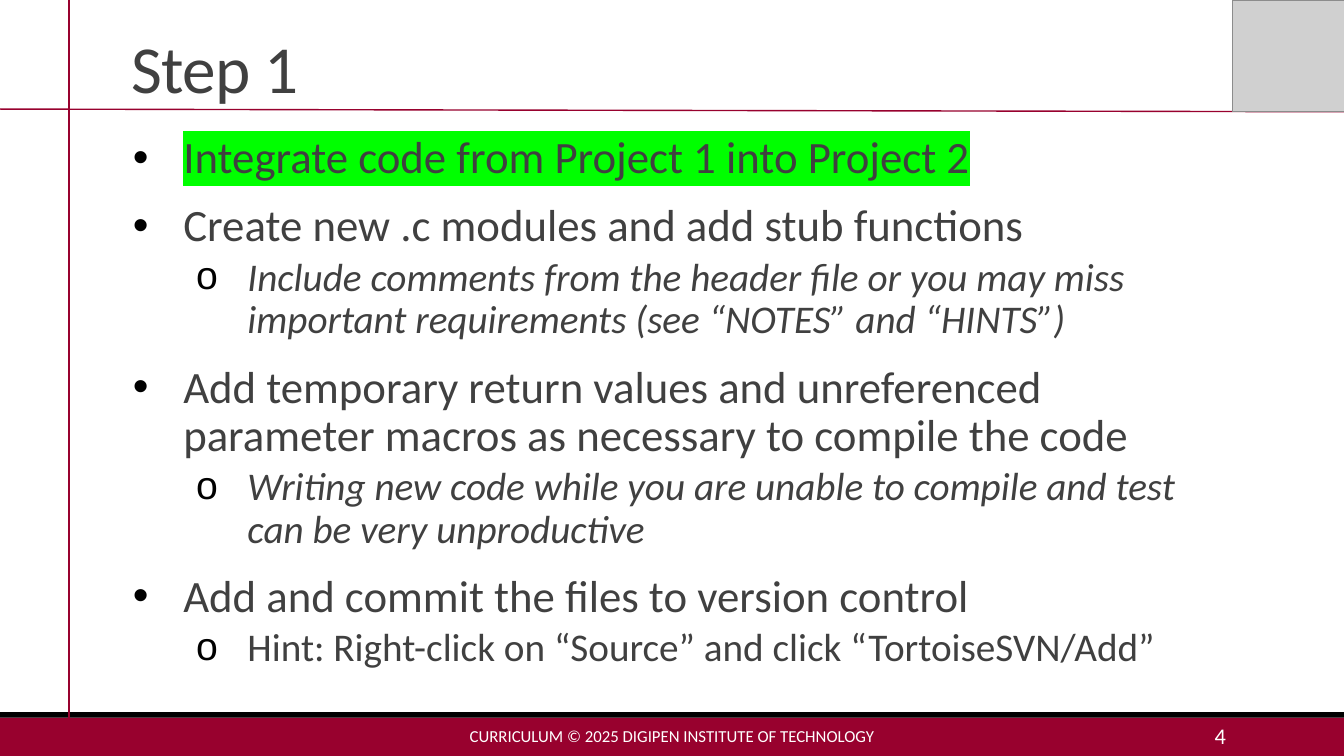
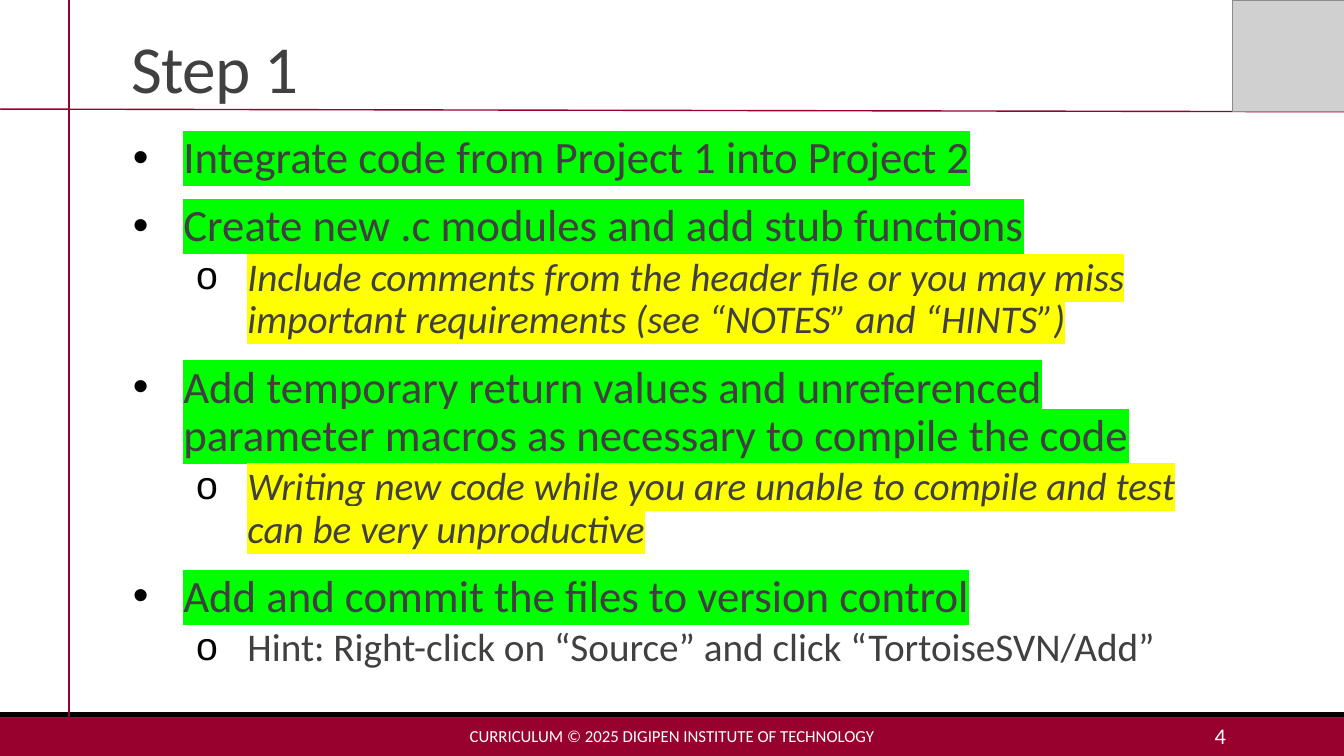
Before and after one commit to MakoJBryant/cs-230-project-game-engine, a slide deck: slide 4 of Project2-Lecture.pptx. Drawn at 1344x756 pixels with LibreOffice and Linux fonts; fonts in the diff are those of the drawing; grey boxes stand for pictures. Boxes give left, top, right and bottom in pixels: in the first picture for what was removed or moved away, otherwise in the second. Text is boxed around its words. In the diff, an @@ line names an element or a change of style, - is before the commit and + after.

```diff
--- a/Project2-Lecture.pptx
+++ b/Project2-Lecture.pptx
@@ text at <box>183,210,1175,613</box>: highlight none to #00FF00 in "Create new .c modules and add stub ...", "Add temporary return values and unreferenced parameter ...", "Add and commit the files to version ..."; highlight none to #FFFF00 in "Include comments from the header file or ...", "Writing new code while you are unable ..." @@
```
Also in this commit, not shown: 1 other slide changed, 2 other files.
